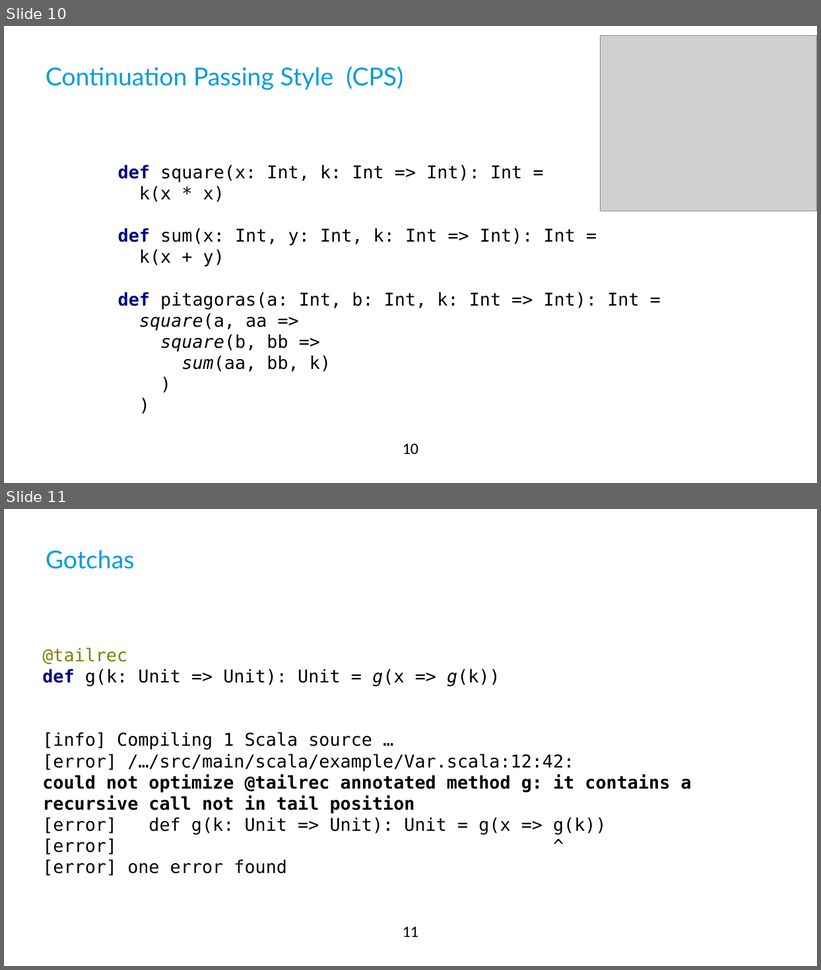
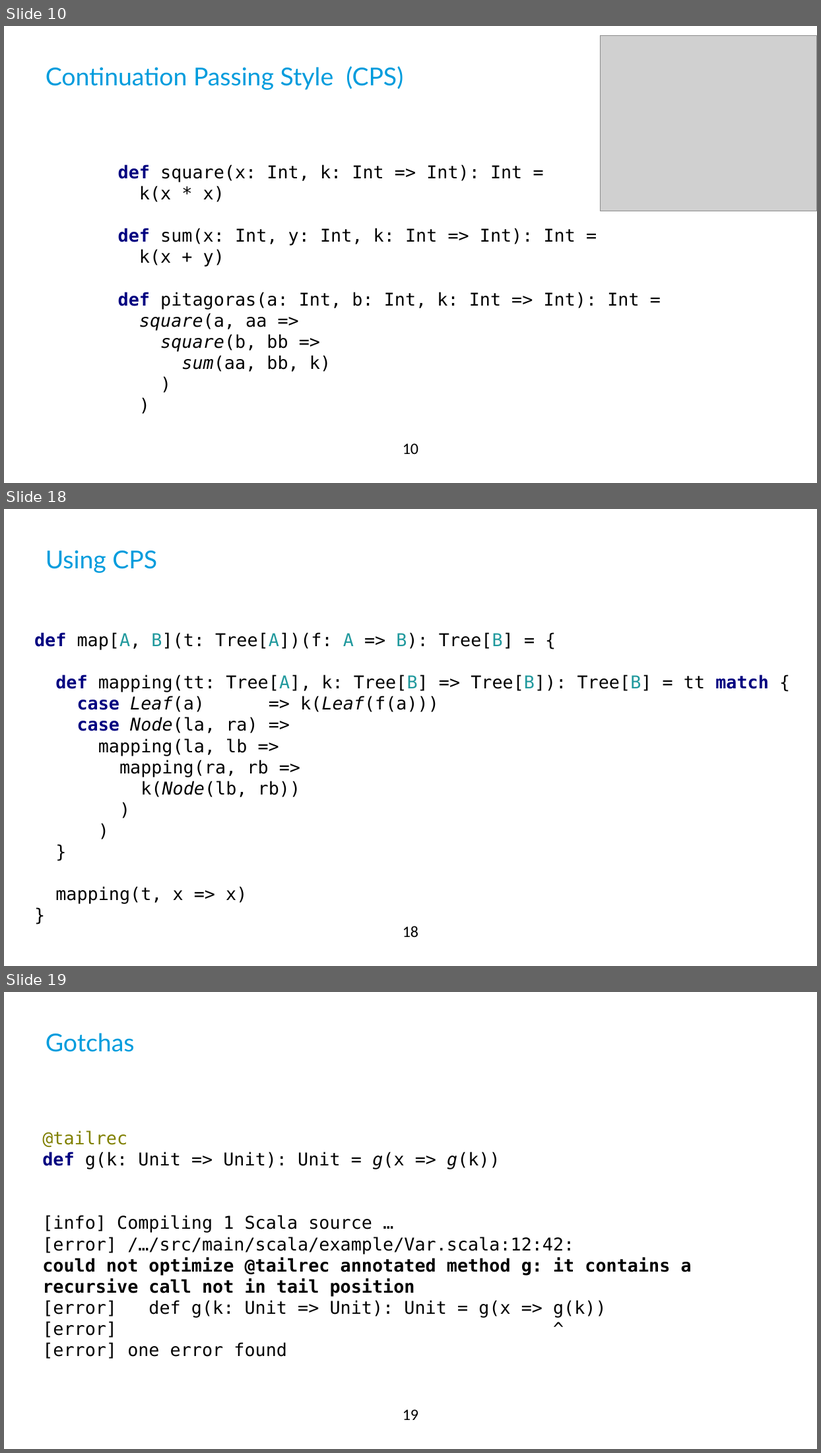
Before and after one commit to qqupp/continuations-playground, a slide deck: docs/diy-continuations.pptx. Shown one above the other, each under a label of ours: slides 10 and 11 before the commit, slides 10, 18 and 19 after it; the slides between them are not shown. The pictures are 821x970 and 821x1453 pixels, drawn with LibreOffice and Linux fonts; fonts in the diff are those of the drawing; grey boxes stand for pictures; background and template pictures are left out. Boxes give left, top, right and bottom in pixels: in the first picture for what was removed or moved away, otherwise in the second. Text is boxed around its words. In the diff, an @@ line names an element or a change of style, - is before the commit and + after.

```diff
--- a/docs/diy-continuations.pptx
+++ b/docs/diy-continuations.pptx
@@ slide 18 added at bbox=[4, 509, 817, 966], background #FFFFFF; not listed: 1 template element that a slide beside it also shows @@
@@ title added at bbox=[46, 550, 157, 573], 28 pt, text #009CDD @@
+Using CPS
@@ text added at bbox=[34, 632, 769, 904], 20 pt, text #000000 @@
+def map[A, B](t: Tree[A])(f: A => B): Tree[B] = {
+def mapping(tt: Tree[A], k: Tree[B] => Tree[B]): Tree[B] = tt match {
+case Leaf(a) => k(Leaf(f(a)))
+case Node(la, ra) =>
+mapping(la, lb =>
+mapping(ra, rb =>
+k(Node(lb, rb))
+)
+)
+}
+mapping(t, x => x)
+}
@@ what was slide 11 is now slide 19 @@
@@ page number at bbox=[403, 1410, 418, 1420]: text changed @@
-11
+19
```
Also in this commit, not shown: 5 slides changed, 7 other slides added, 3 other files.
